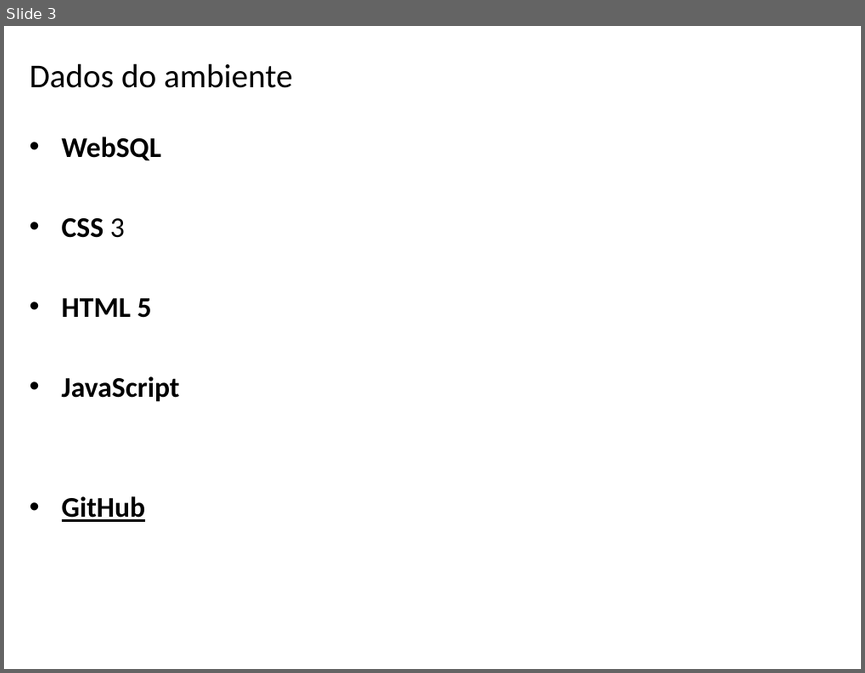
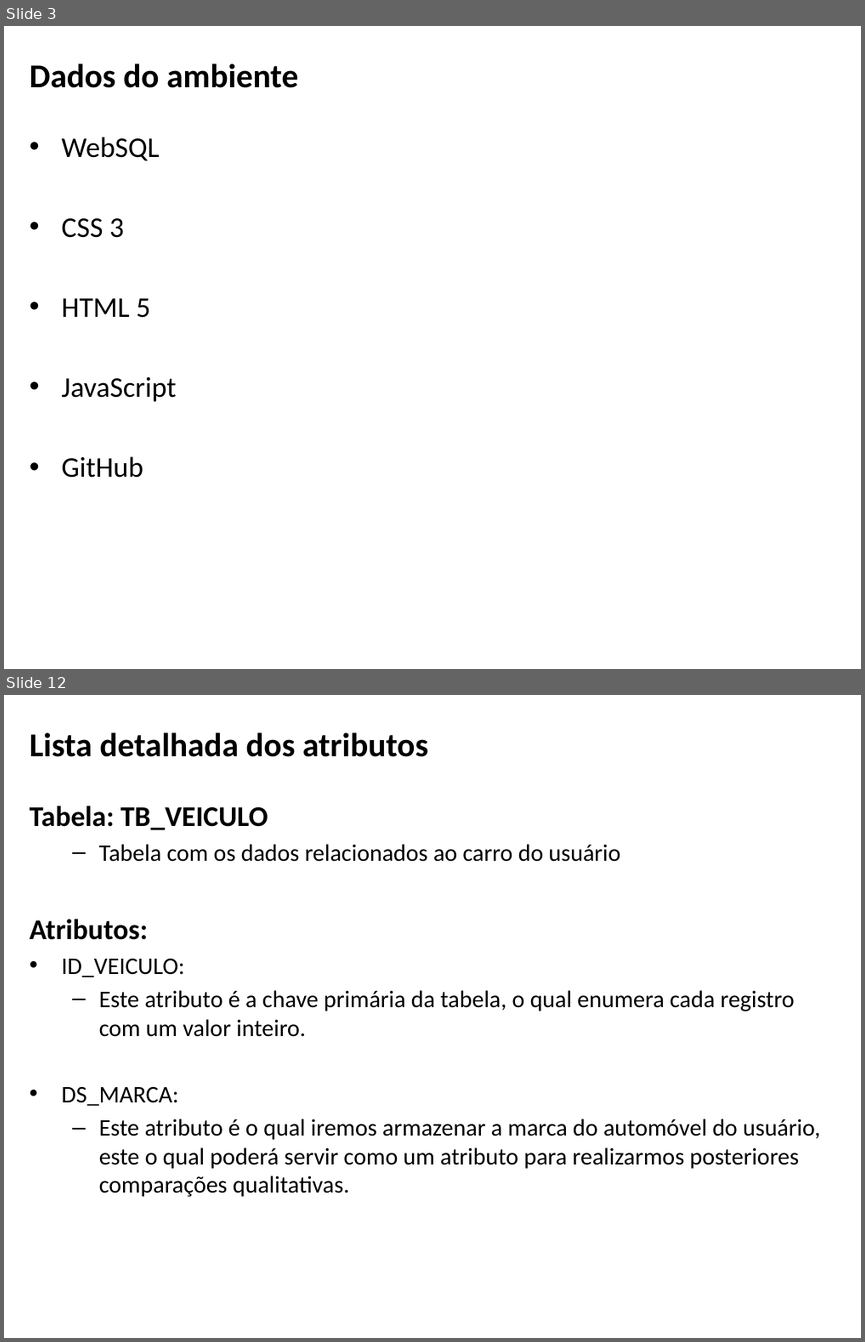
Before and after one commit to EDU23800/BSI4_PI4_CRUD_HTML, a slide deck: apresentação_fase_1.pptx. Shown one above the other, each under a label of ours: slide 3 before the commit, slides 3 and 12 after it; the slides between them are not shown. The pictures are 865x673 and 865x1342 pixels, drawn with LibreOffice and Linux fonts; fonts in the diff are those of the drawing; background and template pictures are left out. Boxes give left, top, right and bottom in pixels: in the first picture for what was removed or moved away, otherwise in the second. Text is boxed around its words. In the diff, an @@ line names an element or a change of style, - is before the commit and + after.

```diff
--- a/apresentação_fase_1.pptx
+++ b/apresentação_fase_1.pptx
@@ slide 12 added at (4,695,861,1338), background picture (left out) @@
@@ title added at (30,732,428,757), 28 pt, text #000000, bold @@
+Lista detalhada dos atributos
@@ text added at (30,805,820,1197), 20 pt, text #000000 @@
+Tabela: TB_VEICULO
+  – Tabela com os dados relacionados ao carro do usuário
+Atributos:
+• ID_VEICULO:
+  – Este atributo é a chave primária da tabela, o qual enumera cada registro com um valor inteiro.
+• DS_MARCA:
+  – Este atributo é o qual iremos armazenar a marca do automóvel do usuário, este o qual poderá servir como um atributo para realizarmos posteriores comparações qualitativas.
@@ slide 3 changed as well @@
@@ title "Dados do ambiente" at (30,63,298,88): bold on @@
@@ text "WebSQL" at (62,136,177,477): bold off; underline off in "GitHub" @@
```
Also in this commit, not shown: 2 other slides changed, 21 other slides added, 1 slide removed, 1 other file.
